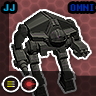
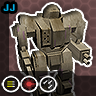
Layer changes from the first w=96, h=96 image to the second:
hid "OMNI" over (70, 4, 94, 11)
showed "Dumb Missile" over (39, 75, 58, 94)
hid "Pouncer C" over (11, 11, 90, 96)
added layer "Victor VTR9K" in group "Mechs" over (11, 4, 91, 96)
hid "WF" over (0, 0, 96, 96)
showed "DC" over (0, 0, 96, 96)